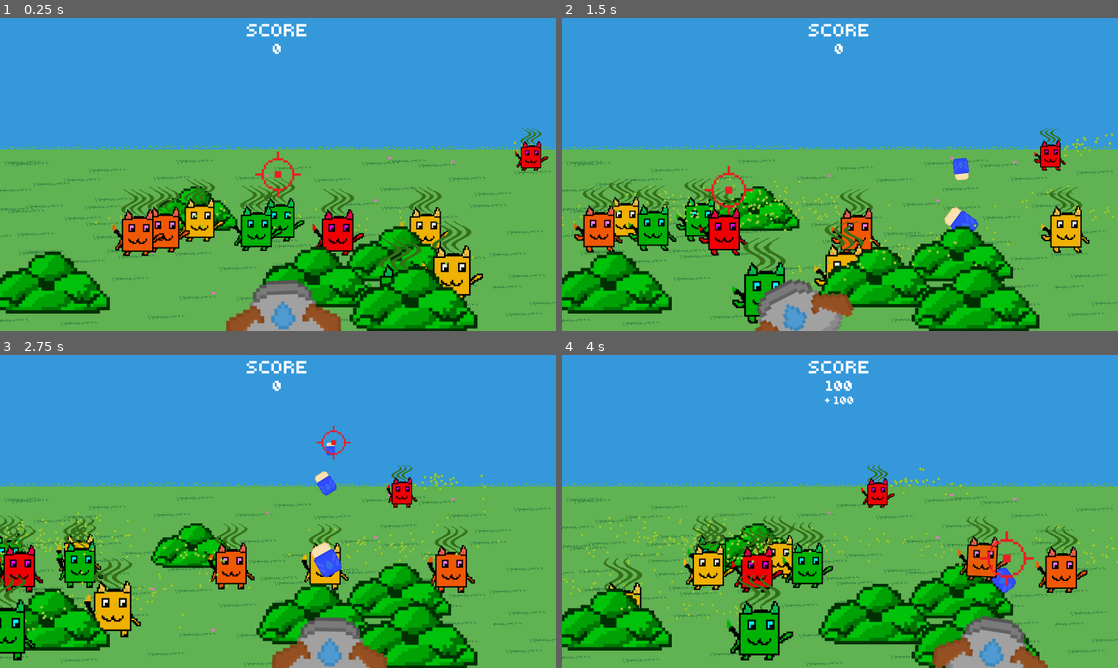
Above: before the commit, frames 1-4 (two rows, left to right).
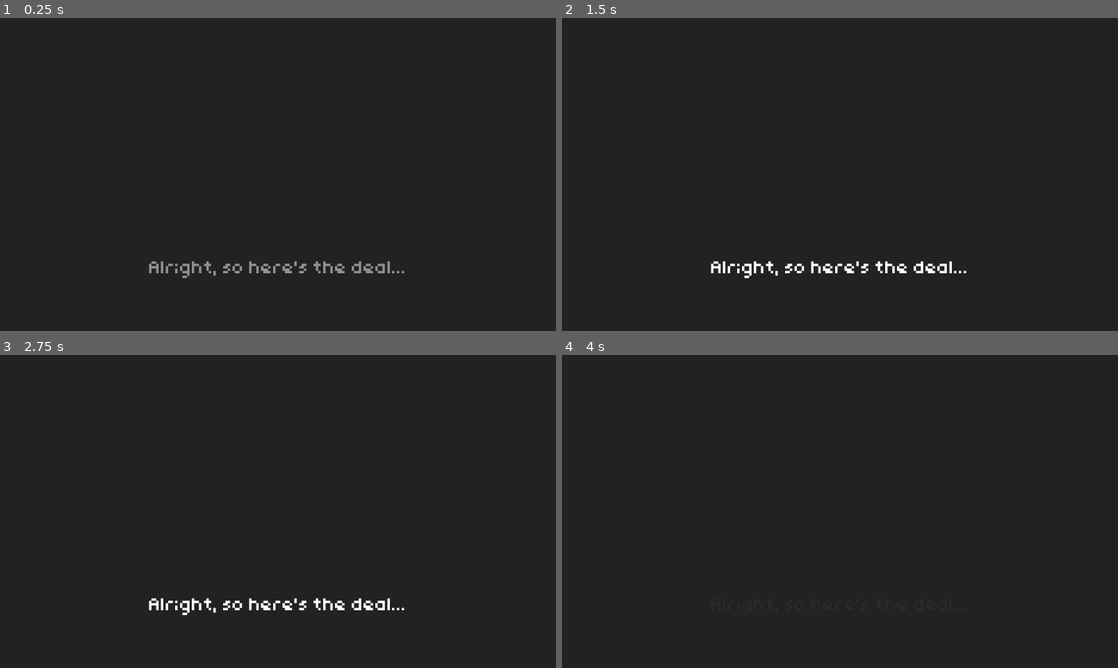
Above: after the commit, the same moments.

Repository: asterbot/uwgdc-game-jam-2025
Game: Godot game, scene res://scenes/scene_tree.tscn
The game is run twice, just before and just after one commit, with the same random seed, the same clock (stepped at 60 frames per second) and the same inputs. The engine's default icon, where the game draws it, is replaced by a stand-in: a white triangle on a blue panel in a dark square.
Inputs (mouse positions are in pixels of both pictures, inside the frame that each line leads up to):
- Up to frame 1 (0.25 s): no input
- Up to frame 2 (1.5 s): move the mouse to (962, 158) at 0.52 s; press the mouse at (962, 158) at 0.53 s; move the mouse to (728, 190) at 1.27 s; release the mouse at (728, 190) at 1.28 s; click (728, 190) at 1.35 s
- Up to frame 3 (2.75 s): move the mouse to (333, 442) at 2.02 s; press the mouse at (333, 442) at 2.03 s
- Up to frame 4 (4 s): move the mouse to (812, 574) at 2.77 s; release the mouse at (812, 574) at 2.78 s; click (812, 574) at 2.85 s; move the mouse to (1006, 558) at 3.52 s; press the mouse at (1006, 558) at 3.53 s

The runs differ from the first frame. In frame 1, 100% of the frame differs, in the area x 0-100%, y 0-100%; in frame 2, 100%; in frame 3, 100%; in frame 4, 100%.

Commit message:
added intro music, did weird stuff with cat

Diff:
--- a/scenes/cat_enemies/cat.tscn
+++ b/scenes/cat_enemies/cat.tscn
@@ -1,10 +1,12 @@
-[gd_scene load_steps=12 format=3 uid="uid://gsj0vwdpsop1"]
+[gd_scene load_steps=15 format=3 uid="uid://gsj0vwdpsop1"]
 
 [ext_resource type="Script" path="res://scenes/cat_enemies/cat.gd" id="1_xxoqr"]
 [ext_resource type="Texture2D" uid="uid://bk3wb87fgbxbg" path="res://assets/cat_enemy/cat_dance.png" id="2_i7bu5"]
 [ext_resource type="Texture2D" uid="uid://db051d7nffoxe" path="res://assets/stink_lines.png" id="3_3et5w"]
 [ext_resource type="Shader" path="res://scenes/cat_enemies/stink_line.gdshader" id="3_4y1rc"]
 [ext_resource type="Texture2D" uid="uid://dinp4xqfgaqyo" path="res://assets/stink_particle.png" id="3_o77p8"]
+[ext_resource type="Shader" path="res://scenes/cat_enemies/cat_palette_swap.gdshader" id="5_pvboc"]
+[ext_resource type="Texture2D" uid="uid://dmv57o5tbwdhq" path="res://assets/cat_enemy/palette_test.png" id="6_7no6h"]
 
 [sub_resource type="ParticleProcessMaterial" id="ParticleProcessMaterial_jwgrq"]
 particle_flag_disable_z = true
@@ -24,6 +26,11 @@
 resource_local_to_scene = true
 shader = ExtResource("3_4y1rc")
 shader_parameter/final_alpha = 1.0
+
+[sub_resource type="ShaderMaterial" id="ShaderMaterial_54ql3"]
+shader = ExtResource("5_pvboc")
+shader_parameter/numColours = 4.0
+shader_parameter/palette = ExtResource("6_7no6h")
 
 [sub_resource type="RectangleShape2D" id="RectangleShape2D_1a1mo"]
 size = Vector2(112, 118.5)
@@ -85,11 +92,13 @@
 texture = ExtResource("3_3et5w")
 
 [node name="CatSprite" type="Sprite2D" parent="."]
+material = SubResource("ShaderMaterial_54ql3")
 position = Vector2(0, -85)
 texture = ExtResource("2_i7bu5")
 hframes = 3
 
 [node name="Area2D" type="Area2D" parent="."]
+visible = false
 collision_layer = 2
 collision_mask = 0
 
--- /dev/null
+++ b/scenes/cat_enemies/cat_palette_swap.gdshader
@@ -0,0 +1,15 @@
+shader_type canvas_item;
+
+uniform float numColours;
+uniform sampler2D palette;
+
+void fragment() {
+    vec4 textureColour = texture(TEXTURE, UV); // get pixel colour of cat (greyscale)
+	float colorMap = textureColour.r; // greyscale value is used to refer to the palette
+
+	vec4 paletteColour = texture(palette, vec2((2.0*numColours-1.0)/numColours, 0.5)); // y-coord doesn't really matter
+	vec4 finalColour = texture(palette, vec2(textureColour.r, textureColour.g));
+
+	finalColour.a = textureColour.a; // keep alpha value from the original cat
+	COLOR = finalColour;
+}
--- a/scenes/intro/intro.gd
+++ b/scenes/intro/intro.gd
@@ -10,11 +10,11 @@
 	1: {
 		"image": preload("res://assets/cutscenes/cutscene_1.png"),
 		"text": "These past few weeks have witnessed the dire SCE (Stinky Cat Epidemic) event.",
-		"timer": 5
+		"timer": 5.5
 	},
 	2: {
 		"image": preload("res://assets/cutscenes/cutscene_2.png"),
-		"text": "The citizens are being tormented by these cats, and it's been worsening by the day. So that's where it comes to you.",
+		"text": "The citizens are being tormented by these cats, and it's been worsening by the day. So that's where you come in.",
 		"timer": 6
 	},
 	3: {
@@ -29,8 +29,8 @@
 	},
 	5: {
 		"image": preload("res://assets/cutscenes/cutscene_5.png"),
-		"text": "Go smack them with your deodorant cannon! The city depends on it!",
-		"timer": 4
+		"text": "Go get them with your deodorant cannon! The city depends on it!",
+		"timer": 4.5
 	},
 }
 
@@ -48,21 +48,21 @@
 	pass
 
 
-func set_up_timer(curr_cutscene_index):
-	$CutsceneSwapTimer.wait_time = cutscene_data[curr_cutscene_index]["timer"]
+func set_up_timer(_curr_cutscene_index):
+	$CutsceneSwapTimer.wait_time = cutscene_data[_curr_cutscene_index]["timer"]
 	$CutsceneSwapTimer.start()
 
 
-func create_cutscene(curr_cutscene_index) -> void:
+func create_cutscene(_curr_cutscene_index) -> void:
 	curr_cutscene = cutscene_scene.instantiate()
 	add_child(curr_cutscene)
-	var curr_cutscene_data: Dictionary = cutscene_data[curr_cutscene_index]
+	var curr_cutscene_data: Dictionary = cutscene_data[_curr_cutscene_index]
 	if curr_cutscene_data.has("image"):
-		curr_cutscene.set_image(cutscene_data[curr_cutscene_index]["image"])
+		curr_cutscene.set_image(cutscene_data[_curr_cutscene_index]["image"])
 	else:
 		curr_cutscene.set_image(null)
 	if curr_cutscene_data.has("text"):
-		curr_cutscene.set_text(cutscene_data[curr_cutscene_index]["text"])
+		curr_cutscene.set_text(cutscene_data[_curr_cutscene_index]["text"])
 	else:
 		curr_cutscene.set_text("")
 	curr_cutscene.cutscene_image_node.modulate.a = 0.0
--- a/scenes/main/main.gd
+++ b/scenes/main/main.gd
@@ -60,7 +60,7 @@
 	new_wave()
 
 func _process(delta: float) -> void:
-	var viewport_size: Vector2 = get_viewport().get_visible_rect().size
+	viewport_size = get_viewport().get_visible_rect().size
 
 
 func _on_projectiles_child_entered_tree(projectile: CharacterBody2D) -> void:
--- /dev/null
+++ b/scenes/scene_tree.gd
@@ -0,0 +1,18 @@
+extends Node
+
+@onready var intro_scene = preload("res://scenes/intro/intro.tscn")
+@onready var game_scene = preload("res://scenes/main/main.tscn")
+
+var intro_music = preload("res://assets/intro.mp3")
+var game_music # not done yet
+@onready var music_node = %Music
+@onready var current_scene_node = %CurrentScene
+
+func _ready() -> void:
+	current_scene_node.add_child(intro_scene.instantiate())
+
+	music_node.stream = intro_music
+	music_node.play()
+
+func _process(_delta: float) -> void:
+	pass
--- a/scenes/scene_tree.tscn
+++ b/scenes/scene_tree.tscn
@@ -1,14 +1,14 @@
 [gd_scene load_steps=2 format=3 uid="uid://47bpw4afrhwf"]
 
-[ext_resource type="PackedScene" uid="uid://dnrkqfb11gtlu" path="res://scenes/main/main.tscn" id="1_xe167"]
+[ext_resource type="Script" path="res://scenes/scene_tree.gd" id="1_mtlov"]
 
 [node name="SceneTree" type="Node"]
+script = ExtResource("1_mtlov")
 
 [node name="CurrentScene" type="Node" parent="."]
 unique_name_in_owner = true
 
-[node name="Main" parent="CurrentScene" instance=ExtResource("1_xe167")]
-
 [node name="SFX" type="Node" parent="."]
 
 [node name="Music" type="AudioStreamPlayer" parent="SFX"]
+unique_name_in_owner = true
Binary file added: assets/cat_enemy/mask_test.png
Binary file added: assets/cat_enemy/palette_test.png
Not shown, changed: assets/cat_enemy/.DS_Store
Not shown, changed: assets/cutscenes/.DS_Store
Not shown, added: assets/intro.mp3
